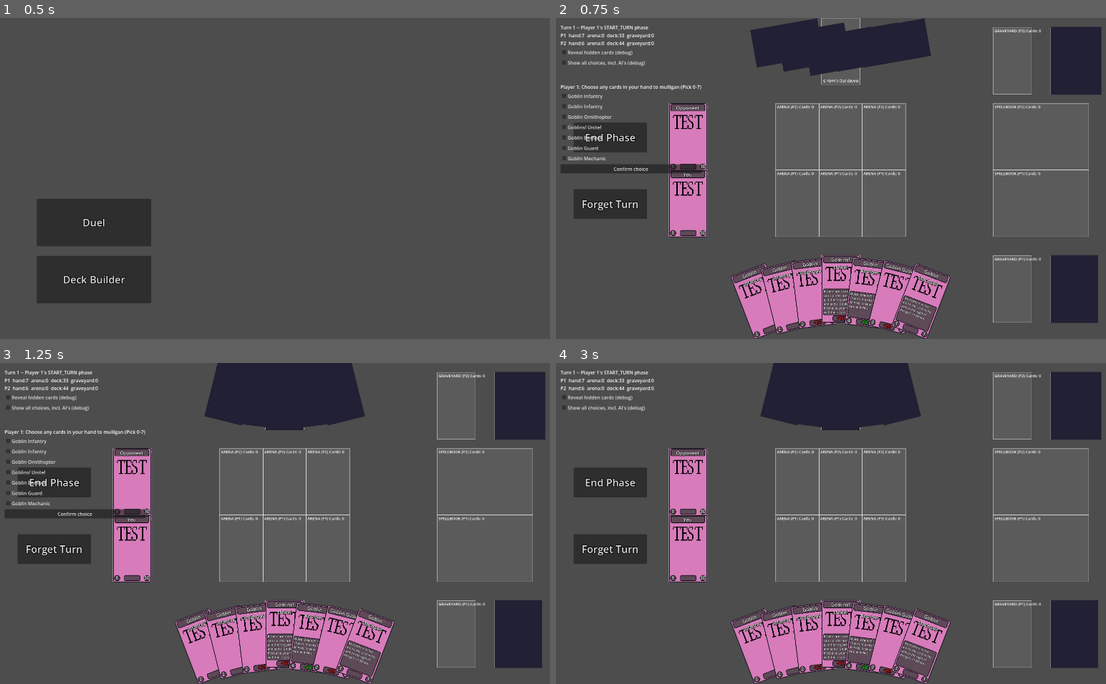
Above: before the commit, frames 1-4 (two rows, left to right).
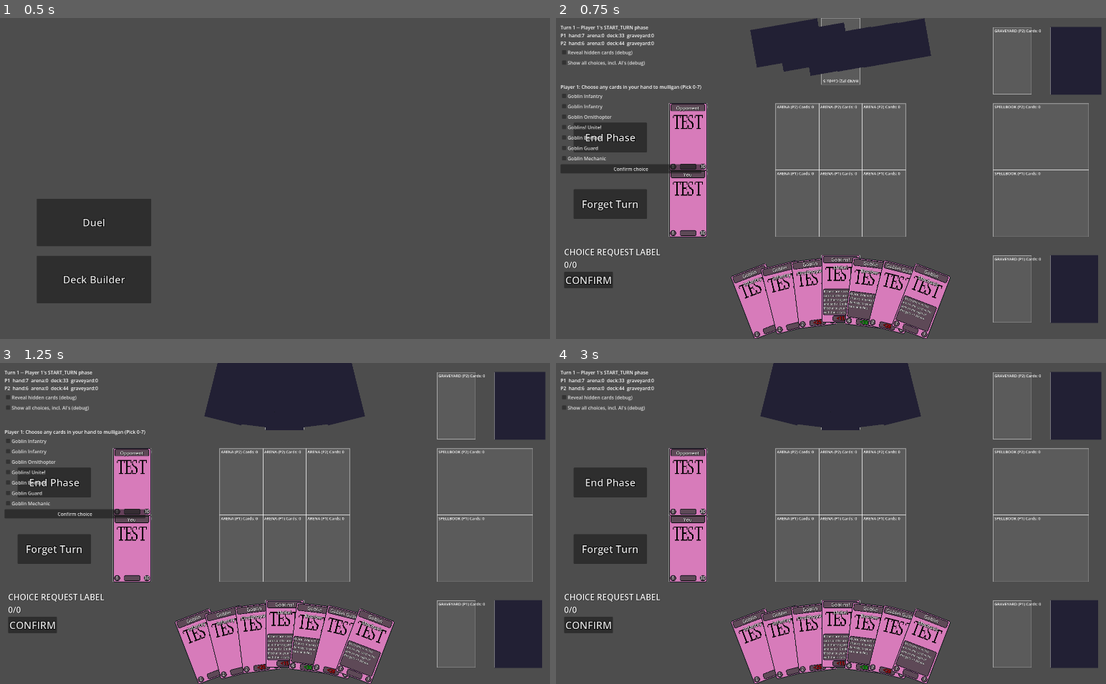
Above: after the commit, the same moments.

Repository: KT0mi/KT0mi_Card_Game_Godot
Game: Godot game, scene res://Scenes/Main.tscn
The game is run twice, just before and just after one commit, with the same random seed, the same clock (stepped at 60 frames per second) and the same inputs.
Inputs (mouse positions are in pixels of both pictures, inside the frame that each line leads up to):
- Up to frame 1 (0.5 s): no input
- Up to frame 2 (0.75 s): click "Duel" at 0.5 s
- Up to frame 3 (1.25 s): no input
- Up to frame 4 (3 s): click (589, 626) at 1.25 s, where only the run after the commit has a clickable "CONFIRM"; click (589, 626) at 2 s, where only the run after the commit has a clickable "CONFIRM"; click "Confirm choice" at 2.75 s

Frame 1 is identical in both runs. In frame 2, 0.6% of the frame differs, in the area x 1-19%, y 71-85%; in frame 3, 0.6%; in frame 4, 0.6%.

Commit message:
Started working on more polished ui layer for the choice system: ChoicePresenter (Control)

Diff:
--- a/Scenes/TestScene.tscn
+++ b/Scenes/TestScene.tscn
@@ -7,6 +7,7 @@
 [ext_resource type="PackedScene" uid="uid://dlbv0s30abxbh" path="res://Scenes/ArenaHolder.tscn" id="3_8k7wh"]
 [ext_resource type="PackedScene" uid="uid://qr031myx78re" path="res://Scenes/SpellbookHolder.tscn" id="5_0f5h7"]
 [ext_resource type="Theme" uid="uid://bxjx78kc5nbmv" path="res://Theme/card_label_theme.tres" id="7_c264a"]
+[ext_resource type="Script" uid="uid://c7ay7pp3cjyya" path="res://Scripts/SceneScripts/ChoicePresenter.gd" id="8_6xh1p"]
 
 [sub_resource type="LabelSettings" id="LabelSettings_0f5h7"]
 font_size = 200
@@ -146,3 +147,35 @@
 offset_bottom = 676.0
 theme = ExtResource("7_c264a")
 text = "Forget Turn"
+
+[node name="ChoicePresenter" type="Control" parent="UI" unique_id=1337662259]
+anchors_preset = 0
+offset_right = 40.0
+offset_bottom = 40.0
+script = ExtResource("8_6xh1p")
+
+[node name="ChoiceLabelContainer" type="VBoxContainer" parent="UI/ChoicePresenter" unique_id=1696683618]
+layout_mode = 0
+offset_left = 32.0
+offset_top = 768.0
+offset_right = 374.0
+offset_bottom = 837.0
+mouse_filter = 2
+
+[node name="PromptLabel" type="Label" parent="UI/ChoicePresenter/ChoiceLabelContainer" unique_id=458327305]
+layout_mode = 2
+theme = ExtResource("7_c264a")
+theme_override_font_sizes/font_size = 28
+text = "CHOICE REQUEST LABEL"
+
+[node name="SelectionLabel" type="Label" parent="UI/ChoicePresenter/ChoiceLabelContainer" unique_id=9317734]
+layout_mode = 2
+theme = ExtResource("7_c264a")
+theme_override_font_sizes/font_size = 28
+text = "0/0"
+
+[node name="ConfirmButton" type="Button" parent="UI/ChoicePresenter/ChoiceLabelContainer" unique_id=737149558]
+layout_mode = 2
+size_flags_horizontal = 0
+theme = ExtResource("7_c264a")
+text = "CONFIRM"
--- a/Scripts/SceneScripts/CardViewManager.gd
+++ b/Scripts/SceneScripts/CardViewManager.gd
@@ -93,3 +93,8 @@
 			return "%d-%d" % [gate.lower_bound, gate.upper_bound]
 		_:
 			return ""
+
+# --- HELPER FUNCTIONS -------
+
+func get_all_card_nodes() -> Array[Card]:
+	return _card_nodes.values()
--- a/Scripts/SceneScripts/card.gd
+++ b/Scripts/SceneScripts/card.gd
@@ -3,6 +3,17 @@
 
 signal picked_up(card: Card)
 signal dropped(card: Card)
+signal selection_pressed(card: Card)
+
+##Player Interaction Variables
+enum InteractionMode {NORMAL, SELECTABLE, DISABLED}
+var interaction_mode : InteractionMode = InteractionMode.NORMAL
+func set_interaction_mode(mode : InteractionMode) -> void:
+	interaction_mode = mode
+
+var hovered: bool = false
+var selected: bool = false
+var _drop_target: CardHolder = null
 
 #Movement vars
 @export var spring_stiffness: float = 0.2
@@ -31,9 +42,6 @@
 @onready var hidden_overlay: ColorRect = $HiddenOverlay
 @onready var card_fx: Control = $CardFX
 
-var hovered: bool = false
-var selected: bool = false
-var _drop_target: CardHolder = null
 
 var card_instance: CardInstance = null
 
@@ -122,10 +130,19 @@
 func _draw() -> void:
 	#Selection wins over hover when both are true, so you can tell a
 	#chosen card apart from one you're merely mousing over while choosing.
-	if selected:
-		_draw_outline(Color(0.3, 0.6, 1.0, 0.95), 5.0)
-	elif hovered:
-		_draw_outline(Color(1, 1, 1, 0.6), 5)
+	match interaction_mode:
+		InteractionMode.NORMAL:
+			#if selected:
+				#_draw_outline(Color(0.3, 0.6, 1.0, 0.95), 5.0)
+			if hovered:
+				_draw_outline(Color(1, 1, 1, 0.6), 5)
+		InteractionMode.SELECTABLE:
+			if selected:
+				_draw_outline(Color(0.168, 0.722, 0.0, 0.95), 5.0)
+			elif hovered:
+				_draw_outline(Color(1, 1, 1, 0.6), 5)
+			else:
+				_draw_outline(Color(0.774, 0.557, 0.0, 0.95), 5)
 
 func _draw_outline(color: Color, width: float) -> void:
 	var shape_node := get_node_or_null("CollisionShape2D") as CollisionShape2D
@@ -136,9 +153,25 @@
 	draw_rect(rect, color, false, width)
 
 func _on_input_event(_viewport: Node, event: InputEvent, _shape_idx: int) -> void:
-	if event is InputEventMouseButton and event.button_index == MOUSE_BUTTON_LEFT:
-		if event.is_pressed() and not dragging:
-			_start_drag()
+	if not event is InputEventMouseButton:
+		return
+
+	if event.button_index != MOUSE_BUTTON_LEFT:
+		return
+
+	if not event.is_pressed():
+		return
+
+	match interaction_mode:
+		InteractionMode.NORMAL:
+			if not dragging:
+				_start_drag()
+
+		InteractionMode.SELECTABLE:
+			selection_pressed.emit(self)
+
+		InteractionMode.DISABLED:
+			pass
 
 func _unhandled_input(event: InputEvent) -> void:
 	if dragging and event is InputEventMouseButton:
